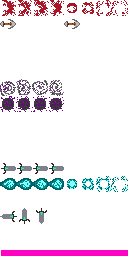
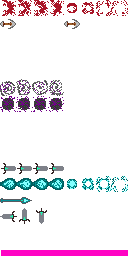
Layered file, before and after one edit (128x256). Changes by layer:
painted on "Background" over [0, 197, 32, 204]
